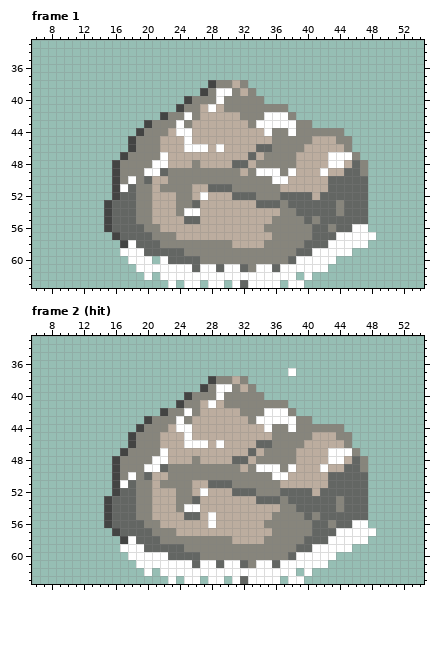
Pixel-art file -- Assets/Sprites/Ground/Ores/Stone/Stone Ore.aseprite. The picture above was drawn from the file before the commit.
64x64 pixels, 5 frames. Shown: frame 1: x 6..54, y 33..63; frame 2 (hit): x 6..54, y 33..63. The commit also changed other frames, which this record leaves out.
The result:
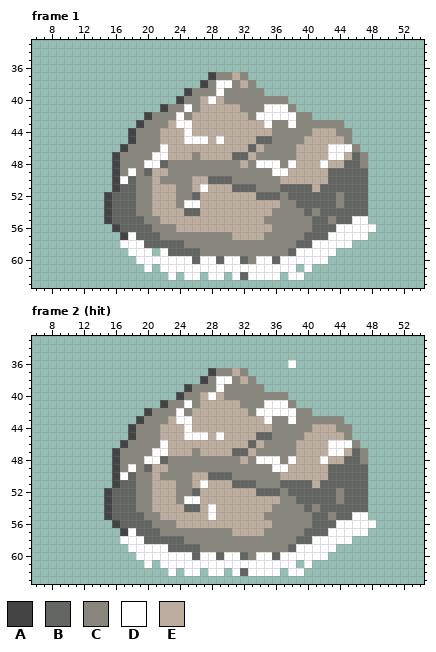
Palette (. is transparent): A #434443  B #636663  C #87857c  D #ffffff  E #bcad9f
The edit:
Frame 1, layers "Snow", "Layer 1":
y 37: x 28..32 ..... -> ACCEC
y 38: x 27..33 .ACCEC. -> ACDDCEC
y 39: x 25..27 ..A -> ACC; x 30 D -> C; x 32 E -> C; x 34 . -> C
y 40: x 24..25 .A -> AC; x 27..29 CCD -> EDE; x 35..37 ... -> CCC
y 41: x 22..25 ..AC -> ACCD; x 28 D -> E; x 30..31 CC -> EE; x 35..38 CCC. -> DDDC
y 42: x 20..22 ..A -> ACC; x 24..26 CDC -> DCE; x 32 C -> E; x 34 C -> D; x 38..40 C.. -> DCC
y 43: x 19..20 .A -> AC; x 23 C -> E; x 25 C -> D; x 33..34 CD -> EE; x 36..37 DD -> CC; x 41..44 .... -> CCCC
y 44: x 18..19 .A -> AC; x 22 C -> E; x 24 D -> E; x 35 D -> E; x 38 D -> C; x 41..43 CCC -> EEE; x 45 . -> C
y 45: x 26..27 EE -> DD; x 29 E -> D; x 34..35 EE -> BB; x 40 C -> E; x 44 C -> E
y 46: x 17..18 .A -> AC; x 22 E -> D; x 25..27 DDD -> EEE; x 29 D -> E; x 33..35 EBB -> BEC; x 39 C -> E; x 43..46 EEC. -> DDDC
y 47: x 16..17 .A -> AC; x 21 C -> D; x 26 E -> C; x 31..34 EEBE -> BBEC; x 45..47 DC. -> EBC
y 48: x 20 C -> D; x 22..25 DEEE -> BCCC; x 27..36 EEEEBBECCC -> CCCCCECDDD; x 38 C -> D; x 42..45 EDDE -> DEEB
y 49: x 18 C -> D; x 20..22 DDB -> BEE; x 32 E -> C; x 34..35 DD -> CC; x 37..38 CD -> DE; x 42..44 DEE -> EBB; x 47 C -> B
y 50: x 17..18 CD -> DB; x 20 B -> C; x 22 E -> C; x 26..30 CCCCC -> EEBBB; x 36..37 DD -> CE
y 51: x 17 D -> B; x 22..23 CC -> EE; x 27..33 EBBBCCC -> DEEEBBB; x 37..40 EEEE -> BBBB; x 42 E -> B
y 52: x 15..16 .A -> AB; x 26..27 ED -> BE; x 31..37 BBBCCCB -> EEEBBBC; x 41 E -> B; x 44 B -> C
y 53: x 25..26 CB -> DD; x 34..36 BBB -> EEE; x 38 B -> C
y 54: x 24..26 CDD -> EBB; x 36 E -> C; x 39 B -> C; x 41 B -> C; x 44 C -> B
y 55: x 19 C -> B; x 21 E -> C; x 25..26 BB -> EE; x 35 E -> C; x 40..41 BC -> CB; x 43 B -> C; x 46..47 BB -> DD
y 56: x 15..16 AB -> .A; x 20 C -> B; x 22..23 EE -> CC; x 35 C -> E; x 43..45 CBB -> BDD; x 48 . -> D
y 57: x 16..18 ABB -> .AD; x 21 C -> B; x 24..30 EEEEEEE -> CCCCCCC; x 35 E -> C; x 40 C -> B; x 43 B -> D; x 48 D -> .
y 58: x 17 A -> D; x 19 B -> D; x 22..24 CCC -> BBB; x 31..34 EEEE -> CCCC; x 39 C -> B; x 41..42 BB -> DD; x 46..47 DD -> ..
y 59: x 17 D -> .; x 20..22 BBB -> D.D; x 25..26 CC -> BB; x 38..40 CBB -> BDD; x 44..45 DD -> ..
y 60: x 18 D -> .; x 21 . -> D; x 23..25 BBB -> DDD; x 27..32 CCCCCC -> DDBDDB; x 34..38 CCCCB -> DDBDD; x 43 D -> .
y 61: x 19 D -> .; x 21 D -> .; x 26 B -> D; x 29 B -> D; x 32..33 BC -> DD; x 36 B -> D; x 39 D -> .; x 41..42 DD -> ..
y 62: x 20 D -> .; x 22 D -> .; x 24 D -> .; x 27 D -> .; x 30 D -> .; x 32 D -> B; x 37 D -> .; x 39..40 .D -> D.
y 63: x 23 D -> .; x 25..26 DD -> ..; x 28..29 DD -> ..; x 31..36 DBDDDD -> ......; x 38..39 DD -> ..
Frame 2 (hit), layers "Snow", "Layer 1":
y 36: x 38 . -> D
y 37: x 28..32 ..... -> ACCEC; x 38 D -> .
y 38: x 27..33 .ACCEC. -> ACDDCEC
y 39: x 25..27 ..A -> ACC; x 30 D -> C; x 32 E -> C; x 34 . -> C
y 40: x 24..25 .A -> AC; x 27..29 CCD -> EDE; x 35..37 ... -> CCC
y 41: x 22..25 ..AC -> ACCD; x 28 D -> E; x 30..31 CC -> EE; x 35..38 CCC. -> DDDC
y 42: x 20..22 ..A -> ACC; x 24..26 CDC -> DCE; x 32 C -> E; x 34 C -> D; x 38..40 C.. -> DCC
y 43: x 19..20 .A -> AC; x 23 C -> E; x 25 C -> D; x 33..34 CD -> EE; x 36..37 DD -> CC; x 41..44 .... -> CCCC
y 44: x 18..19 .A -> AC; x 22 C -> E; x 24 D -> E; x 35 D -> E; x 38 D -> C; x 41..43 CCC -> EEE; x 45 . -> C
y 45: x 26..27 EE -> DD; x 29 E -> D; x 34..35 EE -> BB; x 40 C -> E; x 44 C -> E
y 46: x 17..18 .A -> AC; x 22 E -> D; x 25..27 DDD -> EEE; x 29 D -> E; x 33..35 EBB -> BEC; x 39 C -> E; x 43..46 EEC. -> DDDC
y 47: x 16..17 .A -> AC; x 21 C -> D; x 26 E -> C; x 31..34 EEBE -> BBEC; x 45..47 DC. -> EBC
y 48: x 20 C -> D; x 22..25 DEEE -> BCCC; x 27..36 EEEEBBECCC -> CCCCCECDDD; x 38 C -> D; x 42..45 EDDE -> DEEB
y 49: x 18 C -> D; x 20..22 DDB -> BEE; x 32 E -> C; x 34..35 DD -> CC; x 37..38 CD -> DE; x 42..44 DEE -> EBB; x 47 C -> B
y 50: x 17..18 CD -> DB; x 20 B -> C; x 22 E -> C; x 26..30 CCCCC -> EEBBB; x 36..37 DD -> CE
y 51: x 17 D -> B; x 22..23 CC -> EE; x 27..33 EBBBCCC -> DEEEBBB; x 37..40 EEEE -> BBBB; x 42 E -> B
y 52: x 15..16 .A -> AB; x 26..27 ED -> BE; x 31..37 BBBCCCB -> EEEBBBC; x 41 E -> B; x 44 B -> C
y 53: x 25..26 CB -> DD; x 34..36 BBB -> EEE; x 38 B -> C
y 54: x 24..26 CDD -> EBB; x 28 E -> D; x 36 E -> C; x 39 B -> C; x 41 B -> C; x 44 C -> B
y 55: x 19 C -> B; x 21 E -> C; x 25..26 BB -> EE; x 35 E -> C; x 40..41 BC -> CB; x 43 B -> C; x 46..47 BB -> DD
y 56: x 15..16 AB -> .A; x 20 C -> B; x 22..23 EE -> CC; x 28 D -> E; x 35 C -> E; x 43..45 CBB -> BDD; x 48 . -> D
y 57: x 16..18 ABB -> .AD; x 21 C -> B; x 24..30 EEEEEEE -> CCCCCCC; x 35 E -> C; x 40 C -> B; x 43 B -> D; x 48 D -> .
y 58: x 17 A -> D; x 19 B -> D; x 22..24 CCC -> BBB; x 31..34 EEEE -> CCCC; x 39 C -> B; x 41..42 BB -> DD; x 46..47 DD -> ..
y 59: x 17 D -> .; x 20..22 BBB -> DDD; x 25..26 CC -> BB; x 38..40 CBB -> BDD; x 44..45 DD -> ..
y 60: x 18 D -> .; x 23..25 BBB -> DDD; x 27..32 CCCCCC -> DDBDDB; x 34..38 CCCCB -> DDBDD; x 43 D -> .
y 61: x 19 D -> .; x 21 D -> .; x 26 B -> D; x 29 B -> D; x 32..33 BC -> DD; x 36 B -> D; x 39 D -> .; x 41..42 DD -> ..
y 62: x 20 D -> .; x 22 D -> .; x 24 D -> .; x 27 D -> .; x 30 D -> .; x 32 D -> B; x 37 D -> .; x 39..40 .D -> D.
y 63: x 23 D -> .; x 25..26 DD -> ..; x 28..29 DD -> ..; x 31..36 DBDDDD -> ......; x 38..39 DD -> ..
Boxes around the changes in both pictures, in picture pixels (x1, y1, x2, y2):
changed: (104, 72, 376, 288)
changed: (104, 360, 376, 584)
